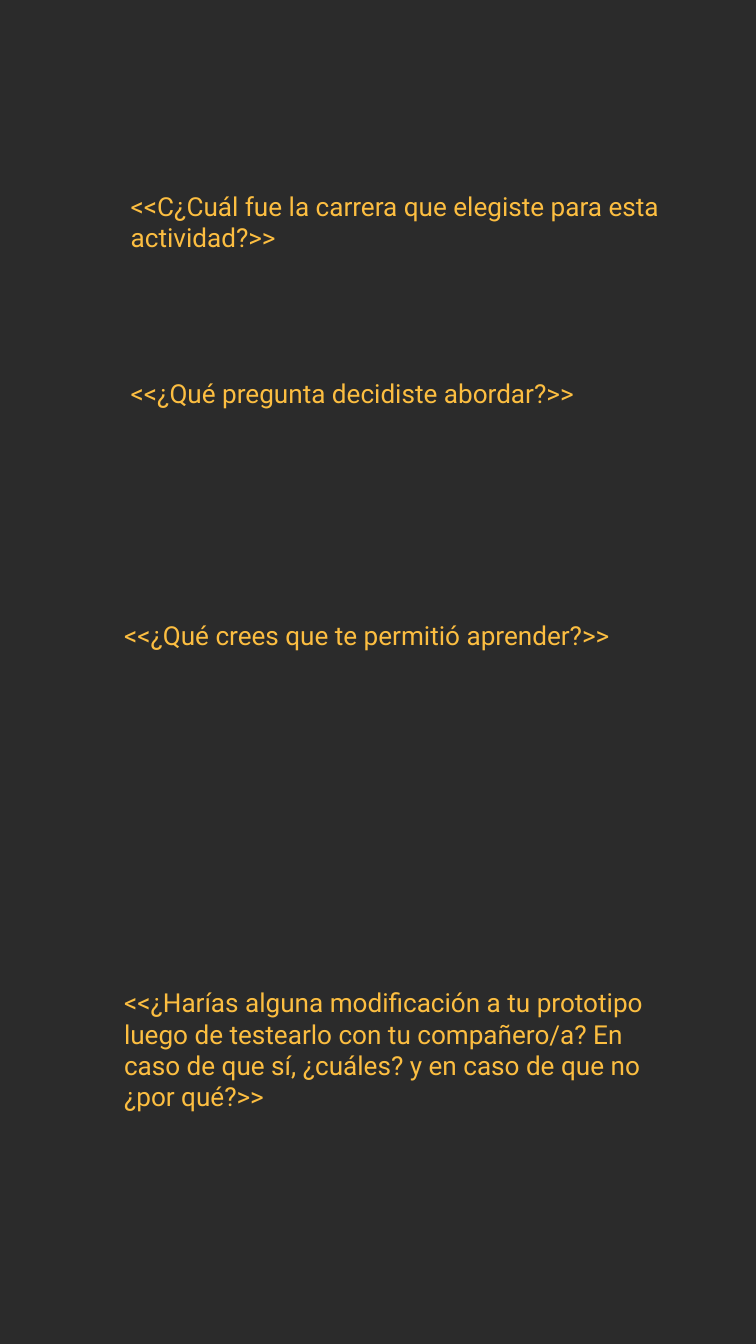
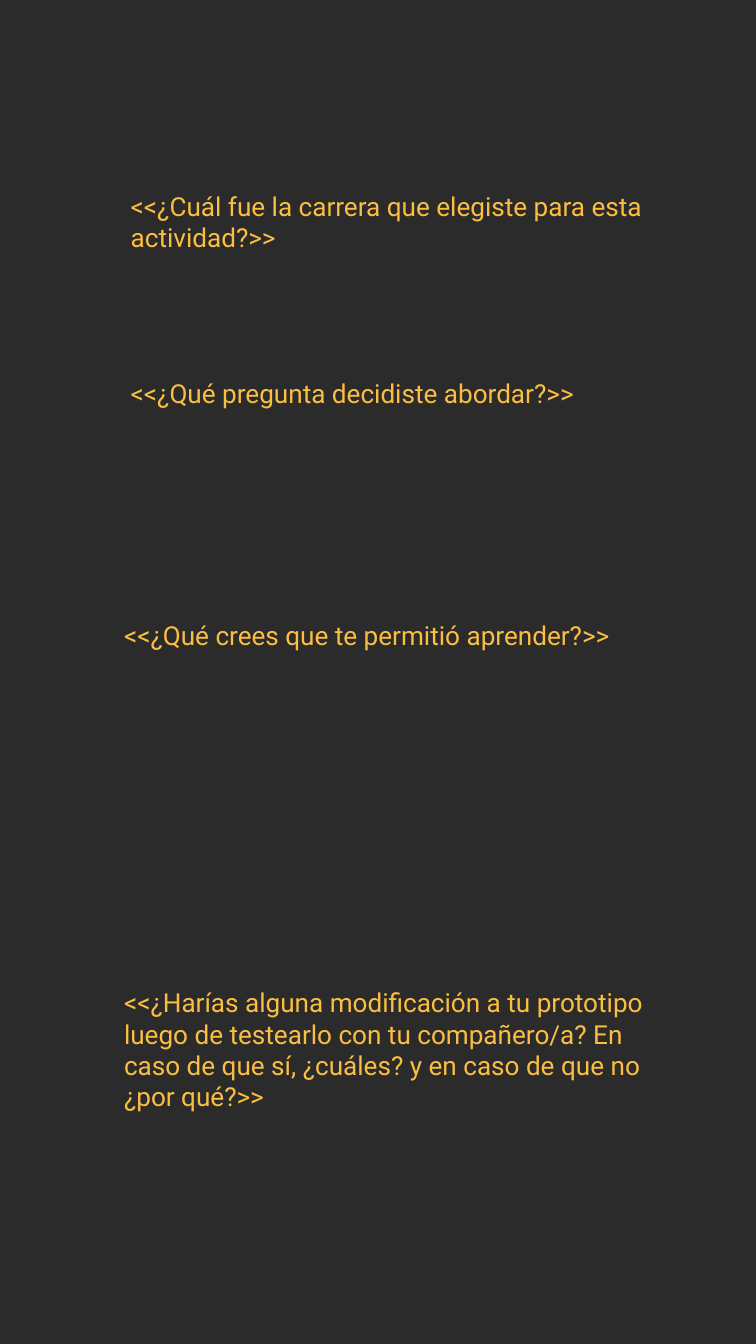
Before and after one commit to gero-educacion/reportgen, a slide deck: slide 10 of assets/template_que_estudiar.pptx. Drawn at 756x1344 pixels with LibreOffice and Linux fonts; fonts in the diff are those of the drawing; background and template pictures are left out; a plain dark background stands for a picture behind light text. Boxes give left, top, right and bottom in pixels: in the first picture for what was removed or moved away, otherwise in the second. Text is boxed around its words. In the diff, an @@ line names an element or a change of style, - is before the commit and + after.

```diff
--- a/assets/template_que_estudiar.pptx
+++ b/assets/template_que_estudiar.pptx
@@ text at box(131, 196, 642, 248): text changed @@
-<<C¿Cuál fue la carrera que elegiste para esta actividad?>>
+<<¿Cuál fue la carrera que elegiste para esta actividad?>>
```
Also in this commit, not shown: 1 other file.
